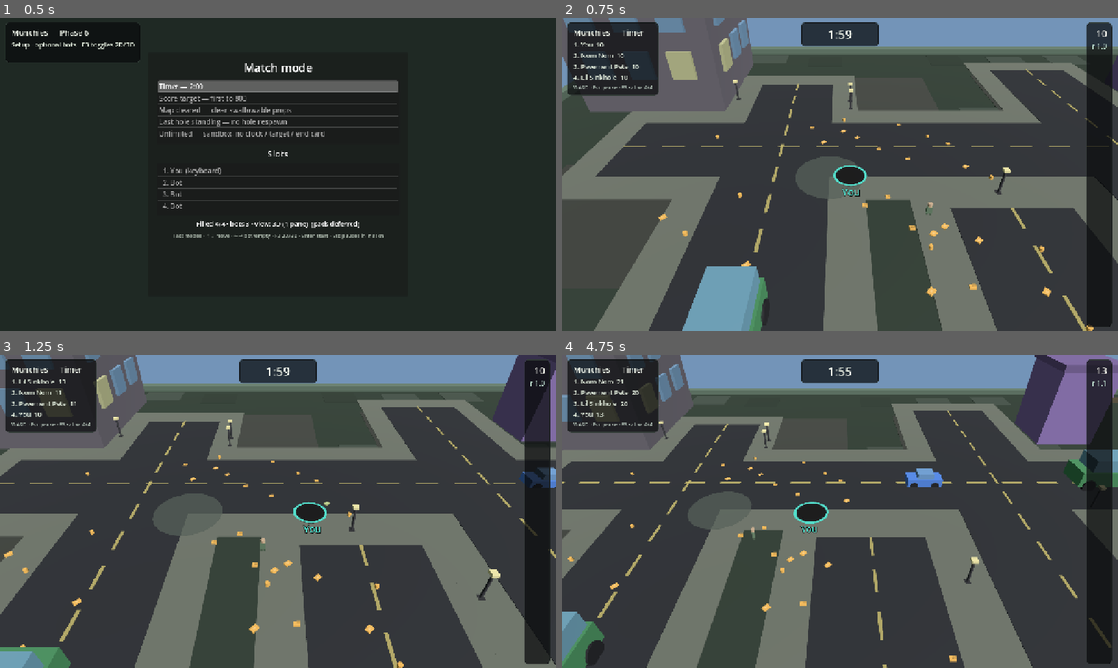
Above: before the commit, frames 1-4 (two rows, left to right).
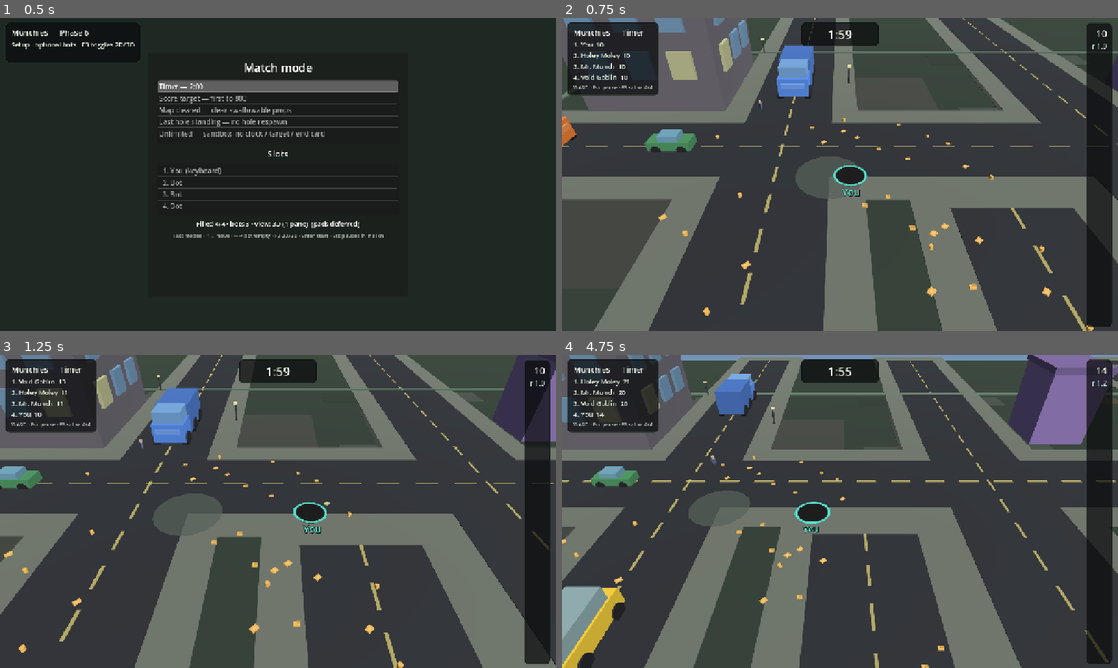
Above: after the commit, the same moments.

Repository: yelsayd/munchies
Game: Godot game, scene res://scenes/main.tscn
The game is run twice, just before and just after one commit, with the same random seed, the same clock (stepped at 60 frames per second) and the same inputs.
Inputs:
- Up to frame 1 (0.5 s): no input
- Up to frame 2 (0.75 s): tap Enter (confirm) at 0.5, 0.6 s; hold D (move_right) from 0.53 s (still down)
- Up to frame 3 (1.25 s): keep holding D (move_right)
- Up to frame 4 (4.75 s): release D (move_right) at 1.28 s; hold S (move_down) 1.28-2.03 s; tap Tab at 1.35, 2.85, 4.35 s; hold D (move_right) 2.03-2.78 s; tap Enter (confirm) at 2.1, 3.6 s; hold W (move_up) 2.78-3.53 s; hold A (move_left) from 3.53 s (still down)

Frame 1 is identical in both runs. In frame 2, 14% of the frame differs, in the area x 0-100%, y 0-100%; in frame 3, 12%; in frame 4, 20%.

Commit message:
Through-roads off the map with inbound traffic; slower swallow fall.
Roads extend past the playable rim, cars leave at through-road ends, and
new cars/people spawn from outside moving inward. Swallow tweens last
longer with a late fade so props do not vanish mid-drop.

Co-authored-by: Yasser Elsayed <yelsayd@users.noreply.github.com>

Diff:
--- a/scripts/main.gd
+++ b/scripts/main.gd
@@ -8,12 +8,12 @@
 const PIXELS_PER_METER := 24.0
 const CAMERA_SETTLE := 0.2
 const HOLE_SCREEN_FRACTION := 0.20 ## diameter vs shorter pane side
-const SWALLOW_TWEEN_SEC := 0.38
+const SWALLOW_TWEEN_SEC := 0.72
 ## Rim pulse only after the hole grows by this much (not every swallow nibble).
 const GROW_FLASH_STEP := 0.12
 const GROW_FLASH_SEC := 0.34
 ## How far (meters) a swallowed prop falls straight down (no pull toward hole center).
-const SWALLOW_DROP_M := 5.5
+const SWALLOW_DROP_M := 7.0
 const PANE_GAP := 3.0
 ## Swallow blip: your hole loud, rivals duck so yours stays clear.
 const BLIP_VOL_MINE_DB := -5.0
@@ -543,12 +543,13 @@
 		var tw: Dictionary = tw_v
 		tw["age"] = float(tw["age"]) + dt
 		var t: float = clampf(float(tw["age"]) / SWALLOW_TWEEN_SEC, 0.0, 1.0)
-		# Fall straight down at freeze x/y — accelerate into the pit, fade out.
+		# Fall straight down at freeze x/y — accelerate into the pit, fade late.
 		# No attraction toward the hole center (x/y stay where the swallow started).
 		var fall_t: float = t * t
 		tw["drop"] = fall_t * SWALLOW_DROP_M
-		tw["scale"] = 1.0 - 0.25 * t
-		tw["alpha"] = 1.0 - t
+		tw["scale"] = 1.0 - 0.2 * t
+		# Stay readable through most of the fall; fade only in the last third.
+		tw["alpha"] = 1.0 - smoothstep(0.55, 1.0, t)
 		if t < 1.0:
 			keep.append(tw)
 	swallow_tweens = keep
--- a/scripts/world_view_3d.gd
+++ b/scripts/world_view_3d.gd
@@ -72,7 +72,13 @@
 		return
 
 	# Include a layout version so ground texture / roads rebuild on upgrade.
-	var seed_key: int = hash(sim.map_half) ^ (sim.roads.size() * 17) ^ (sim.parks.size() * 31) ^ 5
+	var seed_key: int = (
+		hash(sim.map_half)
+		^ (sim.roads.size() * 17)
+		^ (sim.parks.size() * 31)
+		^ int(MunchiesSim.ROAD_OVERSHOOT * 10.0)
+		^ 6
+	)
 	if seed_key != _static_seed:
 		_rebuild_static(sim)
 		_static_seed = seed_key
@@ -85,19 +91,20 @@
 func _rebuild_static(sim: MunchiesSim) -> void:
 	_clear_children(_static_root)
 	var half: float = sim.map_half
-
-	# Ground plane (slightly below y=0 so roads sit flush).
+	var ground_half: float = half + MunchiesSim.ROAD_OVERSHOOT
+
+	# Ground plane extends past the playable rim so off-map roads/traffic have footing.
 	_static_root.add_child(_make_box(
 		Vector3(0.0, -0.05, 0.0),
-		Vector3(half * 2.0, 0.1, half * 2.0),
+		Vector3(ground_half * 2.0, 0.1, ground_half * 2.0),
 		COL_GROUND
 	))
 	_add_ground_texture(half)
 	_add_city_lots(half)
 
-	# Border rim
-	var border_h := 0.6
-	var t := 0.8
+	# Low curb at the playable edge (roads continue past it; not a wall).
+	var border_h := 0.14
+	var t := 0.55
 	_static_root.add_child(_make_box(Vector3(0, border_h * 0.5, -half), Vector3(half * 2.0 + t, border_h, t), COL_BORDER))
 	_static_root.add_child(_make_box(Vector3(0, border_h * 0.5, half), Vector3(half * 2.0 + t, border_h, t), COL_BORDER))
 	_static_root.add_child(_make_box(Vector3(-half, border_h * 0.5, 0), Vector3(t, border_h, half * 2.0), COL_BORDER))
--- a/sim/sim.gd
+++ b/sim/sim.gd
@@ -105,6 +105,11 @@
 ]
 ## Extra clearance when rejecting overlapping spawns.
 const SPAWN_GAP := 0.35
+## Roads / traffic continue this far past the playable map edge.
+const ROAD_OVERSHOOT := 18.0
+const TARGET_VEHICLES := 36
+const TARGET_PEOPLE := 30
+const EDGE_SPAWN_INTERVAL := 0.45
 
 ## Full map is 160 × 160 m → half-extent 80.
 const MAP_HALF_DEFAULT := 80.0
@@ -148,6 +153,7 @@
 var _rng := RandomNumberGenerator.new()
 var _pending_hole_respawns: Array = [] ## {id, at}
 var _pending_prop_spawns: Array = [] ## {tier, at, x, y}
+var _edge_spawn_cd: float = 0.0
 
 
 static func make_hole(
@@ -310,27 +316,28 @@
 		{"center": Vector2(-30, 24), "radius": 14.0},
 	]
 
-	# Road grid: arterials + secondary avenues + local connectors (cosmetic + tier-2 guides).
+	# Road grid: through-streets run past the map edge so traffic can enter from off-map.
+	var ext: float = map_half + ROAD_OVERSHOOT
+	var span: float = ext * 2.0
 	roads = [
-		# Main cross
-		Rect2(-74, -5.5, 148, 11),
-		Rect2(-5.5, -74, 11, 148),
-		# Secondary avenues (E–W)
-		Rect2(-74, -38, 148, 8),
-		Rect2(-74, 30, 148, 8),
-		# Secondary avenues (N–S)
-		Rect2(-38, -74, 8, 148),
-		Rect2(30, -74, 8, 148),
-		# Outer ring segments near the edge
-		Rect2(-70, -62, 55, 7),
-		Rect2(18, -62, 52, 7),
-		Rect2(-70, 52, 55, 7),
-		Rect2(18, 52, 52, 7),
-		Rect2(-62, -70, 7, 40),
-		Rect2(-62, 28, 7, 42),
-		Rect2(55, -70, 7, 40),
-		Rect2(55, 28, 7, 42),
-		# Short local streets / lots
+		# Main cross (edge → edge)
+		Rect2(-ext, -5.5, span, 11),
+		Rect2(-5.5, -ext, 11, span),
+		# Secondary avenues (E–W / N–S), also through
+		Rect2(-ext, -38, span, 8),
+		Rect2(-ext, 30, span, 8),
+		Rect2(-38, -ext, 8, span),
+		Rect2(30, -ext, 8, span),
+		# Outer ring segments near the edge (reach the rim)
+		Rect2(-ext, -62, ext - 18.0, 7),
+		Rect2(18, -62, ext - 18.0, 7),
+		Rect2(-ext, 52, ext - 18.0, 7),
+		Rect2(18, 52, ext - 18.0, 7),
+		Rect2(-62, -ext, 7, ext - 28.0),
+		Rect2(-62, 28, 7, ext - 28.0),
+		Rect2(55, -ext, 7, ext - 28.0),
+		Rect2(55, 28, 7, ext - 28.0),
+		# Short local streets / lots (interior)
 		Rect2(-52, 14, 36, 7),
 		Rect2(14, -42, 36, 7),
 		Rect2(-48, -52, 7, 28),
@@ -338,6 +345,7 @@
 		Rect2(16, -22, 30, 7),
 		Rect2(-46, 6, 28, 7),
 	]
+	_edge_spawn_cd = 0.2
 
 	# --- Tier 0 litter: parks + dense rings/trails at every spawn so the inward path reads ---
 	_scatter_props(0, TIER0_RADIUS, 55, Vector2(0, 0), 16.0, 3.0)
@@ -603,6 +611,162 @@
 	prop["wander_t"] = _rng.randf_range(1.2, 3.5)
 
 
+func _count_alive_vehicles() -> int:
+	var n := 0
+	for prop_v in objects:
+		var prop: Dictionary = prop_v
+		if bool(prop["alive"]) and int(prop["tier"]) == 2:
+			n += 1
+	return n
+
+
+func _count_alive_people() -> int:
+	var n := 0
+	for prop_v in objects:
+		var prop: Dictionary = prop_v
+		if bool(prop["alive"]) and int(prop.get("role", ROLE_PROP)) == ROLE_PERSON:
+			n += 1
+	return n
+
+
+func _top_up_edge_traffic() -> void:
+	## Keep streets busy: spawn from off-map ends of through-roads / map rim.
+	## Empty-road layouts (unit tests / tiny maps) skip edge traffic entirely.
+	if roads.is_empty():
+		return
+	if _count_alive_vehicles() < TARGET_VEHICLES:
+		_try_spawn_inbound_vehicle()
+	if _count_alive_people() < TARGET_PEOPLE:
+		_try_spawn_inbound_person()
+
+
+func _through_road_entries() -> Array:
+	## Entry points just off the playable map, aimed inward along the road.
+	var entries: Array = []
+	for i in roads.size():
+		var road: Rect2 = roads[i]
+		if not _road_is_through(road):
+			continue
+		var horizontal: bool = road.size.x >= road.size.y
+		if horizontal:
+			var y: float = road.position.y + road.size.y * 0.5
+			var x_lo: float = road.position.x
+			var x_hi: float = road.position.x + road.size.x
+			if x_lo < -map_half + 0.5:
+				entries.append({
+					"road_i": i,
+					"x": x_lo + 1.5,
+					"y": y,
+					"horizontal": true,
+					"sign": 1.0,
+				})
+			if x_hi > map_half - 0.5:
+				entries.append({
+					"road_i": i,
+					"x": x_hi - 1.5,
+					"y": y,
+					"horizontal": true,
+					"sign": -1.0,
+				})
+		else:
+			var x: float = road.position.x + road.size.x * 0.5
+			var y_lo: float = road.position.y
+			var y_hi: float = road.position.y + road.size.y
+			if y_lo < -map_half + 0.5:
+				entries.append({
+					"road_i": i,
+					"x": x,
+					"y": y_lo + 1.5,
+					"horizontal": false,
+					"sign": 1.0,
+				})
+			if y_hi > map_half - 0.5:
+				entries.append({
+					"road_i": i,
+					"x": x,
+					"y": y_hi - 1.5,
+					"horizontal": false,
+					"sign": -1.0,
+				})
+	return entries
+
+
+func _try_spawn_inbound_vehicle() -> bool:
+	var entries: Array = _through_road_entries()
+	if entries.is_empty():
+		return false
+	## Shuffle a few picks so busy roads don't always win.
+	for _pick in mini(6, entries.size()):
+		var entry: Dictionary = entries[_rng.randi_range(0, entries.size() - 1)]
+		var road_i: int = int(entry["road_i"])
+		var road: Rect2 = roads[road_i]
+		var kind: int = _rng.randi_range(0, 2)
+		var r: float = TIER2_RADIUS * _rng.randf_range(0.72, 1.12)
+		if kind == VEHICLE_VAN:
+			r *= _rng.randf_range(1.15, 1.4)
+		elif kind == VEHICLE_TRUCK:
+			r *= _rng.randf_range(1.35, 1.7)
+		else:
+			r *= _rng.randf_range(0.85, 1.15)
+		var x: float = float(entry["x"])
+		var y: float = float(entry["y"])
+		if not _can_place_prop(x, y, r):
+			continue
+		var prop: Dictionary = make_prop(_alloc_id(), x, y, 2, r)
+		_configure_vehicle(prop, kind, road_i, bool(entry["horizontal"]))
+		var speed: float = _rng.randf_range(VEHICLE_SPEED_MIN, VEHICLE_SPEED_MAX)
+		var sign: float = float(entry["sign"])
+		if bool(entry["horizontal"]):
+			prop["vx"] = speed * sign
+			prop["vy"] = 0.0
+		else:
+			prop["vx"] = 0.0
+			prop["vy"] = speed * sign
+		objects.append(prop)
+		return true
+	return false
+
+
+func _try_spawn_inbound_person() -> bool:
+	## Walk in from just past the map rim toward a point inside the city.
+	for _try in 10:
+		var side: int = _rng.randi_range(0, 3)
+		var along: float = _rng.randf_range(-map_half * 0.92, map_half * 0.92)
+		var outside: float = map_half + _rng.randf_range(3.0, ROAD_OVERSHOOT * 0.85)
+		var x: float
+		var y: float
+		match side:
+			0:
+				x = -outside
+				y = along
+			1:
+				x = outside
+				y = along
+			2:
+				x = along
+				y = -outside
+			_:
+				x = along
+				y = outside
+		if not _can_place_prop(x, y, PERSON_RADIUS):
+			continue
+		var person: Dictionary = make_prop(_alloc_id(), x, y, 1, PERSON_RADIUS)
+		person["role"] = ROLE_PERSON
+		person["body_color"] = PERSON_COLORS[_rng.randi_range(0, PERSON_COLORS.size() - 1)]
+		var target := Vector2(
+			_rng.randf_range(-map_half * 0.45, map_half * 0.45),
+			_rng.randf_range(-map_half * 0.45, map_half * 0.45)
+		)
+		var dir := (target - Vector2(x, y)).normalized()
+		var speed: float = _rng.randf_range(PERSON_SPEED_MIN, PERSON_SPEED_MAX)
+		person["vx"] = dir.x * speed
+		person["vy"] = dir.y * speed
+		person["wander_t"] = _rng.randf_range(3.0, 6.0)
+		objects.append(person)
+		return true
+	return false
+
+
 func _place_edge_landmarks(tier: int, radius: float, positions: Array) -> void:
 	for pos_v in positions:
 		var pos: Vector2 = pos_v
@@ -684,6 +848,11 @@
 	_update_props(dt, events)
 	if config != null and config.allow_player_eat:
 		_update_player_swallow(dt, events)
+
+	_edge_spawn_cd -= dt
+	if _edge_spawn_cd <= 0.0:
+		_edge_spawn_cd = EDGE_SPAWN_INTERVAL
+		_top_up_edge_traffic()
 
 	_check_match_end(events)
 	return events
@@ -909,11 +1078,17 @@
 			and float(prop.get("tip_angle", 0.0)) < 0.05
 		)
 		if upright and int(prop["tier"]) == 2:
-			_drive_vehicle(prop, dt)
+			if _drive_vehicle(prop, dt):
+				prop["alive"] = false
+				to_remove.append(prop)
+				continue
 			px = float(prop["x"])
 			py = float(prop["y"])
 		elif upright and int(prop.get("role", ROLE_PROP)) == ROLE_PERSON:
-			_drive_person(prop, dt)
+			if _drive_person(prop, dt):
+				prop["alive"] = false
+				to_remove.append(prop)
+				continue
 			px = float(prop["x"])
 			py = float(prop["y"])
 		else:
@@ -1003,23 +1178,17 @@
 	_resolve_mover_collisions()
 
 
-func _drive_person(prop: Dictionary, dt: float) -> void:
+func _drive_person(prop: Dictionary, dt: float) -> bool:
+	## Walk freely; leave the map when past the road overshoot (edge spawn replaces them).
 	prop["wander_t"] = float(prop.get("wander_t", 0.0)) - dt
 	if float(prop["wander_t"]) <= 0.0:
 		_retarget_person(prop)
-	var r: float = float(prop["radius"])
 	var x: float = float(prop["x"]) + float(prop["vx"]) * dt
 	var y: float = float(prop["y"]) + float(prop["vy"]) * dt
-	var min_c: float = -map_half + r
-	var max_c: float = map_half - r
-	if x < min_c or x > max_c:
-		prop["vx"] = -float(prop["vx"])
-		x = clampf(x, min_c, max_c)
-	if y < min_c or y > max_c:
-		prop["vy"] = -float(prop["vy"])
-		y = clampf(y, min_c, max_c)
 	prop["x"] = x
 	prop["y"] = y
+	var lim: float = map_half + ROAD_OVERSHOOT + 1.0
+	return absf(x) > lim or absf(y) > lim
 
 
 func _resolve_mover_collisions() -> void:
@@ -1134,19 +1303,35 @@
 		prop["vy"] = speed * sign_y
 
 
-func _drive_vehicle(prop: Dictionary, dt: float) -> void:
-	## Keep tier-2 vehicles on their road centerline; bounce at the ends.
+func _road_is_through(road: Rect2) -> bool:
+	## Through-streets reach past the playable map so traffic can enter/exit off-screen.
+	if road.size.x >= road.size.y:
+		return (
+			road.position.x < -map_half + 0.5
+			or road.position.x + road.size.x > map_half - 0.5
+		)
+	return (
+		road.position.y < -map_half + 0.5
+		or road.position.y + road.size.y > map_half - 0.5
+	)
+
+
+func _drive_vehicle(prop: Dictionary, dt: float) -> bool:
+	## Keep tier-2 vehicles on their road centerline.
+	## Through-roads: cruise off the map ends. Local streets: bounce at the ends.
 	var road_i: int = int(prop.get("road_i", -1))
 	if road_i < 0 or road_i >= roads.size():
 		road_i = _find_road_index(float(prop["x"]), float(prop["y"]))
 		prop["road_i"] = road_i
 	if road_i < 0 or road_i >= roads.size():
+		## No road (tests / tipped leftovers): stay put, do not cull.
 		prop["vx"] = 0.0
 		prop["vy"] = 0.0
-		return
+		return false
 	var road: Rect2 = roads[road_i]
 	var r: float = float(prop["radius"])
 	var horizontal: bool = road.size.x >= road.size.y
+	var through: bool = _road_is_through(road)
 	var speed: float = maxf(absf(float(prop["vx"])), absf(float(prop["vy"])))
 	if speed < 0.5:
 		speed = lerpf(VEHICLE_SPEED_MIN, VEHICLE_SPEED_MAX, 0.5)
@@ -1154,28 +1339,50 @@
 	var y: float = float(prop["y"]) + float(prop["vy"]) * dt
 	if horizontal:
 		y = road.position.y + road.size.y * 0.5
-		var min_x: float = road.position.x + r
-		var max_x: float = road.position.x + road.size.x - r
-		if x <= min_x:
-			x = min_x
+		prop["vy"] = 0.0
+		if absf(float(prop["vx"])) < 0.5:
 			prop["vx"] = speed
-		elif x >= max_x:
-			x = max_x
-			prop["vx"] = -speed
-		prop["vy"] = 0.0
+		if through:
+			var pad: float = r + 0.75
+			if x < road.position.x - pad or x > road.position.x + road.size.x + pad:
+				prop["x"] = x
+				prop["y"] = y
+				return true
+		else:
+			var min_x: float = road.position.x + r
+			var max_x: float = road.position.x + road.size.x - r
+			if x <= min_x:
+				x = min_x
+				prop["vx"] = speed
+			elif x >= max_x:
+				x = max_x
+				prop["vx"] = -speed
 	else:
 		x = road.position.x + road.size.x * 0.5
-		var min_y: float = road.position.y + r
-		var max_y: float = road.position.y + road.size.y - r
-		if y <= min_y:
-			y = min_y
+		prop["vx"] = 0.0
+		if absf(float(prop["vy"])) < 0.5:
 			prop["vy"] = speed
-		elif y >= max_y:
-			y = max_y
-			prop["vy"] = -speed
-		prop["vx"] = 0.0
-	prop["x"] = clampf(x, -map_half + r, map_half - r)
-	prop["y"] = clampf(y, -map_half + r, map_half - r)
+		if through:
+			var pad_y: float = r + 0.75
+			if y < road.position.y - pad_y or y > road.position.y + road.size.y + pad_y:
+				prop["x"] = x
+				prop["y"] = y
+				return true
+		else:
+			var min_y: float = road.position.y + r
+			var max_y: float = road.position.y + road.size.y - r
+			if y <= min_y:
+				y = min_y
+				prop["vy"] = speed
+			elif y >= max_y:
+				y = max_y
+				prop["vy"] = -speed
+	prop["x"] = x
+	prop["y"] = y
+	if not through:
+		prop["x"] = clampf(x, -map_half + r, map_half - r)
+		prop["y"] = clampf(y, -map_half + r, map_half - r)
+	return false
 
 
 func _find_road_index(x: float, y: float) -> int:
--- a/tests/test_sim.gd
+++ b/tests/test_sim.gd
@@ -191,6 +191,19 @@
 	if sim.roads.size() < 12:
 		print("FAIL expected denser road grid, got ", sim.roads.size())
 		return 1
+	var through := 0
+	for road_v in sim.roads:
+		var road: Rect2 = road_v
+		if (
+			road.position.x < -sim.map_half + 0.5
+			or road.position.x + road.size.x > sim.map_half - 0.5
+			or road.position.y < -sim.map_half + 0.5
+			or road.position.y + road.size.y > sim.map_half - 0.5
+		):
+			through += 1
+	if through < 4:
+		print("FAIL expected through-roads past map edge, got ", through)
+		return 1
 	if MunchiesSim.SPAWN_PADS.size() != 4:
 		print("FAIL expected 4 spawn pads")
 		return 1
